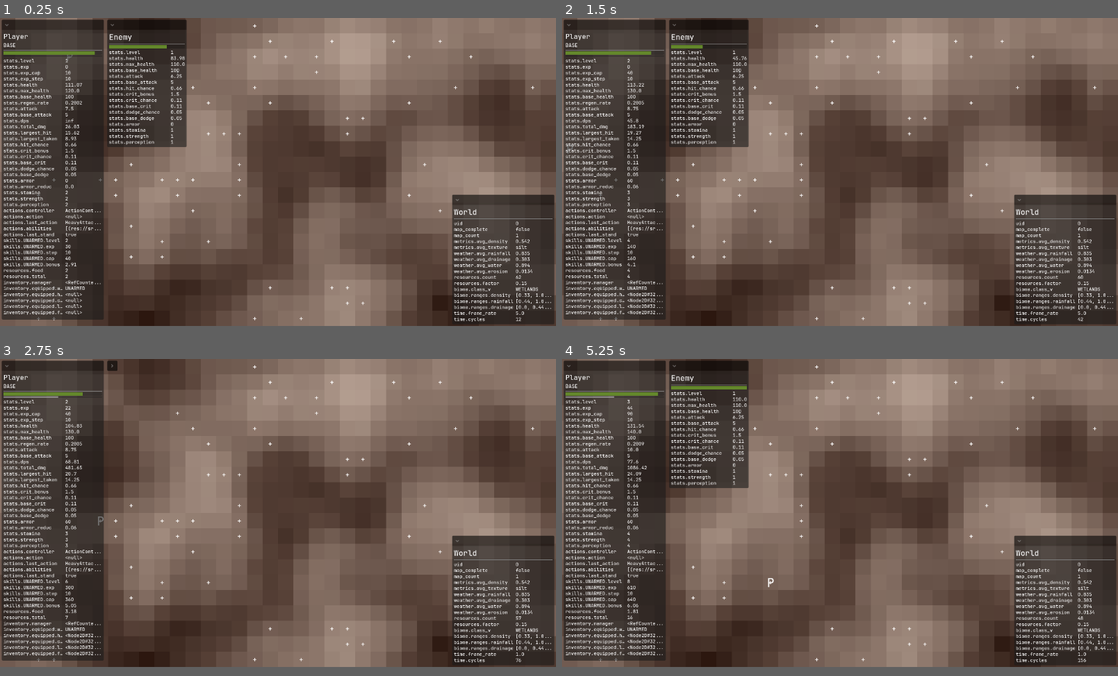
Above: before the commit, frames 1-4 (two rows, left to right).
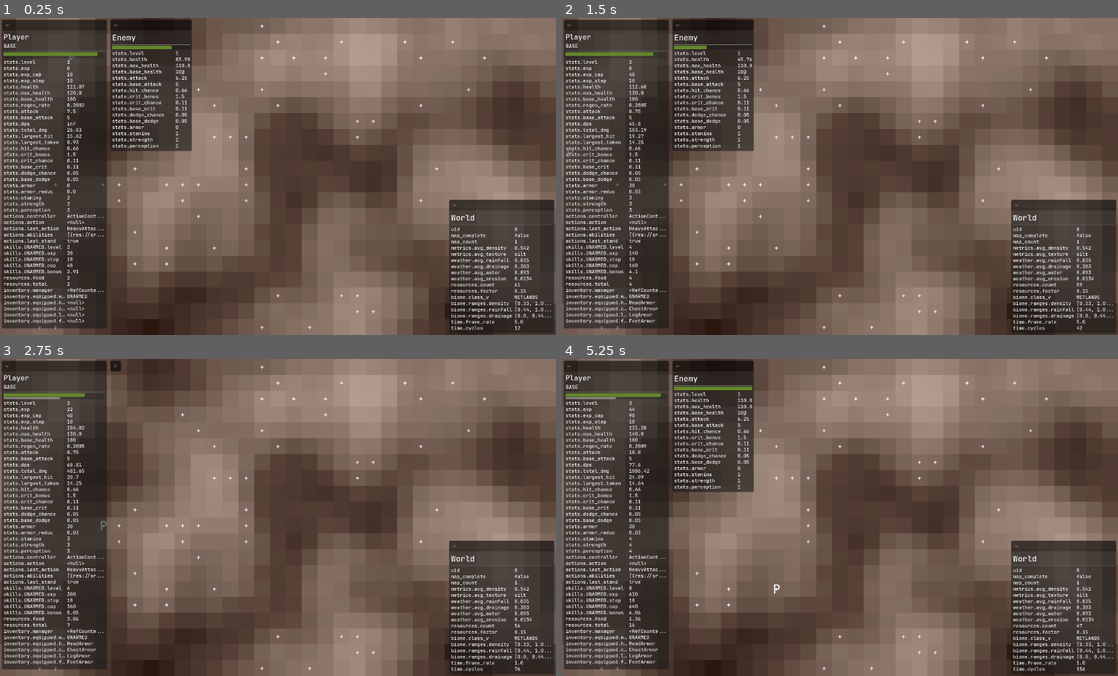
Above: after the commit, the same moments.

Repository: crystalfiction/rpg-simulator
Game: Godot game, scene res://src/controllers/world/world_controller.tscn
The game is run twice, just before and just after one commit, with the same random seed, the same clock (stepped at 60 frames per second) and the same inputs.
Inputs:
- Up to frame 1 (0.25 s): no input
- Up to frame 2 (1.5 s): hold - (world_tick_dec) 0.53-1.28 s; tap = (world_tick_inc) at 1.35 s
- Up to frame 3 (2.75 s): hold - (world_tick_dec) from 2.03 s (still down)
- Up to frame 4 (5.25 s): release - (world_tick_dec) at 2.78 s; tap = (world_tick_inc) at 2.85, 4.35 s; hold - (world_tick_dec) 3.53-4.28 s; hold - (world_tick_dec) from 5.03 s (still down)
The window is 800x444 before the commit and 800x457 after it. Grey fills any space a smaller window leaves; there, only what the larger window draws over its background counts as a difference.

The runs differ from the first frame. In frame 1, 15% of the frame differs, in the area x 0-100%, y 0-100%; in frame 2, 15%; in frame 3, 13%; in frame 4, 16%.

Commit message:
building out armor data structure

Diff:
--- a/project.godot
+++ b/project.godot
@@ -25,7 +25,7 @@
 
 [display]
 
-window/size/viewport_width=1296
+window/size/viewport_width=1260
 window/size/viewport_height=720
 window/size/resizable=false
 
--- a/src/controllers/ui/ui_controller.gd
+++ b/src/controllers/ui/ui_controller.gd
@@ -51,7 +51,7 @@
 	var player_controller = self.world.data.controller.player_controller
 	var enemy_controller = self.world.data.controller.enemy_controller
 
-	# check for invalid labels
+	# check for labels with invalid objects
 	var invalid_entries = curr_labels.filter(func(l): return !is_instance_valid(l.obj))
 	for i in range(invalid_entries.size()):
 		# queue the label for deletion
@@ -97,19 +97,33 @@
 				n_keys += keys.size()
 				if n_keys == 2:
 					if l.obj.data[keys[0]][keys[1]] is Action:
-						data_string = _get_substring(str(l.obj.data[keys[0]][keys[1]].get_script().get_global_name()), self.string_n)
+						data_string = _get_substring(
+							str(l.obj.data[keys[0]][keys[1]].get_script().get_global_name()),
+							self.string_n)
 					else:
-						data_string = _get_substring(str(l.obj.data[keys[0]][keys[1]]), self.string_n)
+						data_string = _get_substring(
+							str(l.obj.data[keys[0]][keys[1]]),
+							self.string_n)
 					l.label.text = data_string
 				elif n_keys == 3:
 					if l.obj.data[keys[0]][keys[1]][keys[2]] is Weapon:
 						var weapon_class = l.obj.data[keys[0]][keys[1]][keys[2]].get_weapon_class_string()
-						data_string = _get_substring(str(weapon_class), self.string_n)
+						data_string = _get_substring(
+							str(weapon_class),
+							self.string_n)
+					elif l.obj.data[keys[0]][keys[1]][keys[2]] is Armor:
+						data_string = _get_substring(
+							str(l.obj.data[keys[0]][keys[1]][keys[2]].get_script().get_global_name()),
+							self.string_n)
 					else:
-						data_string = _get_substring(str(l.obj.data[keys[0]][keys[1]][keys[2]]), self.string_n)
+						data_string = _get_substring(
+							str(l.obj.data[keys[0]][keys[1]][keys[2]]),
+							self.string_n)
 					l.label.text = data_string
 			else:
-				data_string = _get_substring(str(l.obj.data[l.key]), self.string_n)
+				data_string = _get_substring(
+					str(l.obj.data[l.key]),
+					self.string_n)
 				l.label.text = data_string
 
 	# update labels
@@ -251,7 +265,7 @@
 			if !l.is_queued_for_deletion():
 				l.queue_free()
 
-func _init_enemy_stats(curr_labels: Array):
+func _handle_enemy_stats(curr_labels: Array):
 	var enemy_controller = self.world.data.controller.enemy_controller
 	if enemy_controller:
 		var enemies: Array = enemy_controller.enemies
@@ -268,28 +282,43 @@
 			# hide
 			self.enemy_panel.folded = true
 
-func _init_player_stats():
+func _handle_player_stats(curr_labels: Array):
 	var player_controller = self.world.data.controller.player_controller
 	if player_controller:
 		var p = player_controller.player
-		_make_data_labels(p, "player_stats")
+		if is_instance_valid(p):
+			var found = _check_obj_labels(p, curr_labels).front()
+			if !found:
+				_make_data_labels(p, "player_stats")
+		else:
+			_remove_lingerers("player_stats")
 	else:
 		# no player controller, hide player panel
 		self.player_panel.folded = true
 
-func _init_world_stats():
+func _handle_world_stats(curr_labels: Array):
 	# make world labels
 	var w = self.world
-	_make_data_labels(w, "world_stats")
+	var is_world = _check_obj_labels(w, curr_labels).front()
+	if !is_world:
+		_make_data_labels(w, "world_stats")
+
 	# terrain data
 	var terrain = self.world.data.terrain
-	_make_data_labels(terrain, "world_stats")
+	var is_terrain = _check_obj_labels(terrain, curr_labels).front()
+	if !is_terrain:
+		_make_data_labels(terrain, "world_stats")
+
 	# biome data
 	var biome = self.world.data.terrain.data.biome
-	_make_data_labels(biome, "world_stats")
+	var is_biome = _check_obj_labels(biome, curr_labels).front()
+	if !is_biome:
+		_make_data_labels(biome, "world_stats")
+
 	# time data
 	var t = self.world.data.controller.time_controller
-	if t:
+	var is_time = _check_obj_labels(t, curr_labels).front()
+	if !is_time:
 		_make_data_labels(t, "world_stats")
 
 # Called when the node enters the scene tree for the first time.
@@ -305,11 +334,9 @@
 	new_stat_label_settings.font_size = 11
 	self.stat_label_settings = new_stat_label_settings # define label settings
 
-	# init stat panels
-	_init_player_stats()
-	_init_world_stats()
-
 # Called every frame. '_delta' is the elapsed time since the previous frame.
 func _process(_delta: float) -> void:
-	_init_enemy_stats(self.labels)
+	_handle_world_stats(self.labels)
+	_handle_player_stats(self.labels)
+	_handle_enemy_stats(self.labels)
 	_update_labels(self.labels)
--- a/src/controllers/world/terrain_controller.gd
+++ b/src/controllers/world/terrain_controller.gd
@@ -11,8 +11,8 @@
 var encounter_controller: Controller
 
 # components
-var grid_dimensions: Vector2i
-var grid_scale = Vector2i(36, 36)
+var grid_dimensions: Vector2i = Vector2i(35, 20)
+var grid_scale: Vector2i = Vector2i(36, 36)
 
 var terrain_iterations: int
 
@@ -337,15 +337,7 @@
 
 ## initializes the world grid and returns a nested array of
 ## screen positions organized by grid steps, grid scale
-func _init_grid(scale: Vector2i) -> Array:
-	# get screen dimensions
-	var screen_size = get_tree().root.get_viewport().size
-	# Calculate how many tiles fit on the screen
-	var cols = floor(screen_size.x / scale.x)
-	var rows = floor(screen_size.y / scale.y)
-	var scaled_dimensions = Vector2i(cols, rows)
-	self.grid_dimensions = scaled_dimensions
-
+func _init_grid() -> Array:
 	# create new grid
 	var new_grid = []
 	for x in range(self.grid_dimensions.x):
@@ -353,7 +345,6 @@
 		for y in range(self.grid_dimensions.y):
 			# append grid coordinates to current row, col
 			new_grid[x].append(Vector2i(x, y))
-
 	return new_grid
 
 ## initializes the encounters system controller script as object,
@@ -399,7 +390,7 @@
 		new_terrain.data.biome = biome
 
 	# initialize world grid
-	var new_grid = _init_grid(self.grid_scale)
+	var new_grid = _init_grid()
 	new_terrain.data.grid = new_grid
 
 	# initialize world tiles
--- a/src/controllers/world/world_controller.gd
+++ b/src/controllers/world/world_controller.gd
@@ -83,9 +83,6 @@
 func _init_world_scene() -> Sprite2D:
 	var new_world: Sprite2D = World.new().init_scene()
 	new_world.name = "World"
-	var screen_size = get_tree().root.size
-	new_world.texture.width = screen_size.x
-	new_world.texture.height = screen_size.y
 	add_child(new_world)
 	return new_world
 
--- a/src/entities/items/equipment/armor/armor.gd
+++ b/src/entities/items/equipment/armor/armor.gd
@@ -19,6 +19,7 @@
     "slot": Slot,
 }
 
+
 ## initializes the entity data
 func _init() -> void:
 	self.EquipType = EquipmentType.ARMOR
--- a/src/entities/items/equipment/armor/chest/chest_armor.gd
+++ b/src/entities/items/equipment/armor/bases/chest_armor.gd
@@ -3,7 +3,7 @@
 # components
 var chest_armor_data = {
     "stats": {
-        "armor": 20
+        "armor": 10
     }
 }
 
--- a/src/entities/items/equipment/armor/feet/feet_armor.gd
+++ b/src/entities/items/equipment/armor/bases/feet_armor.gd
@@ -3,7 +3,7 @@
 # components
 var feet_armor_data = {
     "stats": {
-        "armor": 10
+        "armor": 5
     }
 }
 
--- a/src/entities/items/equipment/armor/head/head_armor.gd
+++ b/src/entities/items/equipment/armor/bases/head_armor.gd
@@ -3,7 +3,7 @@
 # components
 var head_armor_data = {
     "stats": {
-        "armor": 10
+        "armor": 5
     }
 }
 
--- a/src/entities/items/equipment/armor/legs/leg_armor.gd
+++ b/src/entities/items/equipment/armor/bases/leg_armor.gd
@@ -3,7 +3,7 @@
 # components
 var leg_armor_data = {
     "stats": {
-        "armor": 20
+        "armor": 10
     }
 }
 
--- a/src/entities/items/equipment/equipment.gd
+++ b/src/entities/items/equipment/equipment.gd
@@ -14,5 +14,5 @@
 ## initializes the entity data
 func _init() -> void:
 	self.Use = ItemUse.EQUIP
-	super ()
+	super()
 	_traverse_data(self.data, self.equipment_data)
Not shown, added: src/entities/items/equipment/armor/bases/chest_armor.gd.uid
Not shown, added: src/entities/items/equipment/armor/bases/feet_armor.gd.uid
Not shown, added: src/entities/items/equipment/armor/bases/head_armor.gd.uid
Not shown, added: src/entities/items/equipment/armor/bases/leg_armor.gd.uid
Not shown, removed: src/entities/items/equipment/armor/chest/chest_armor.gd.uid
Not shown, removed: src/entities/items/equipment/armor/feet/feet_armor.gd.uid
Not shown, removed: src/entities/items/equipment/armor/head/head_armor.gd.uid
Not shown, removed: src/entities/items/equipment/armor/legs/leg_armor.gd.uid
